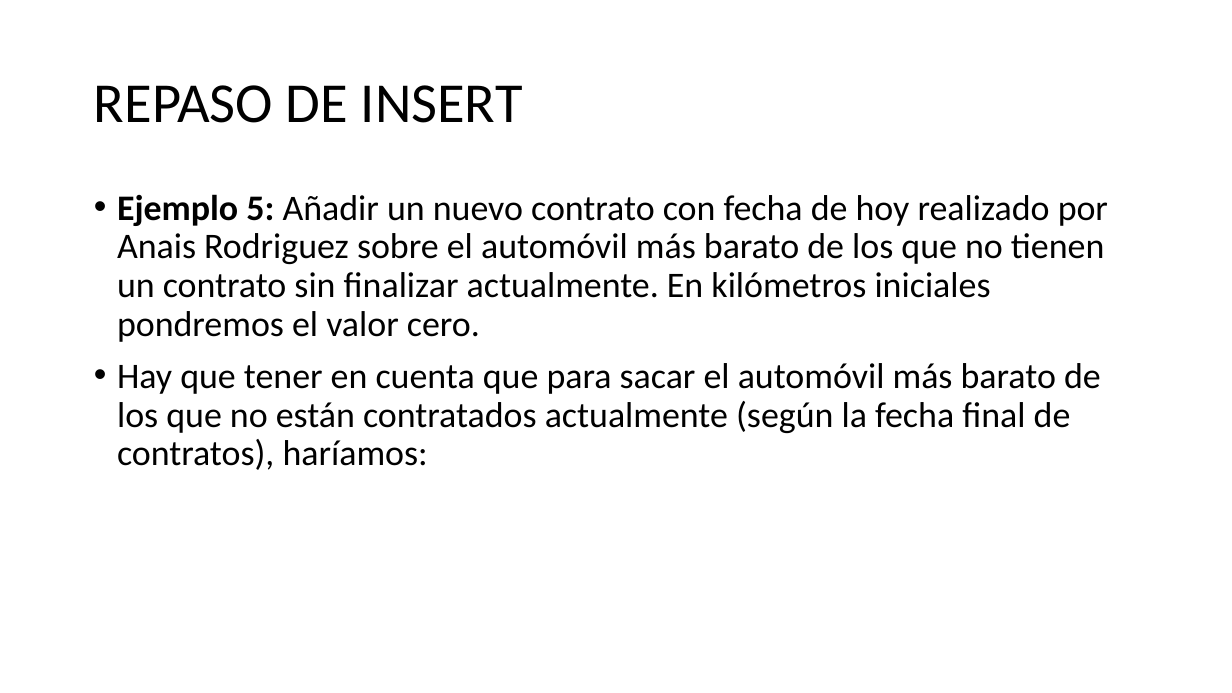
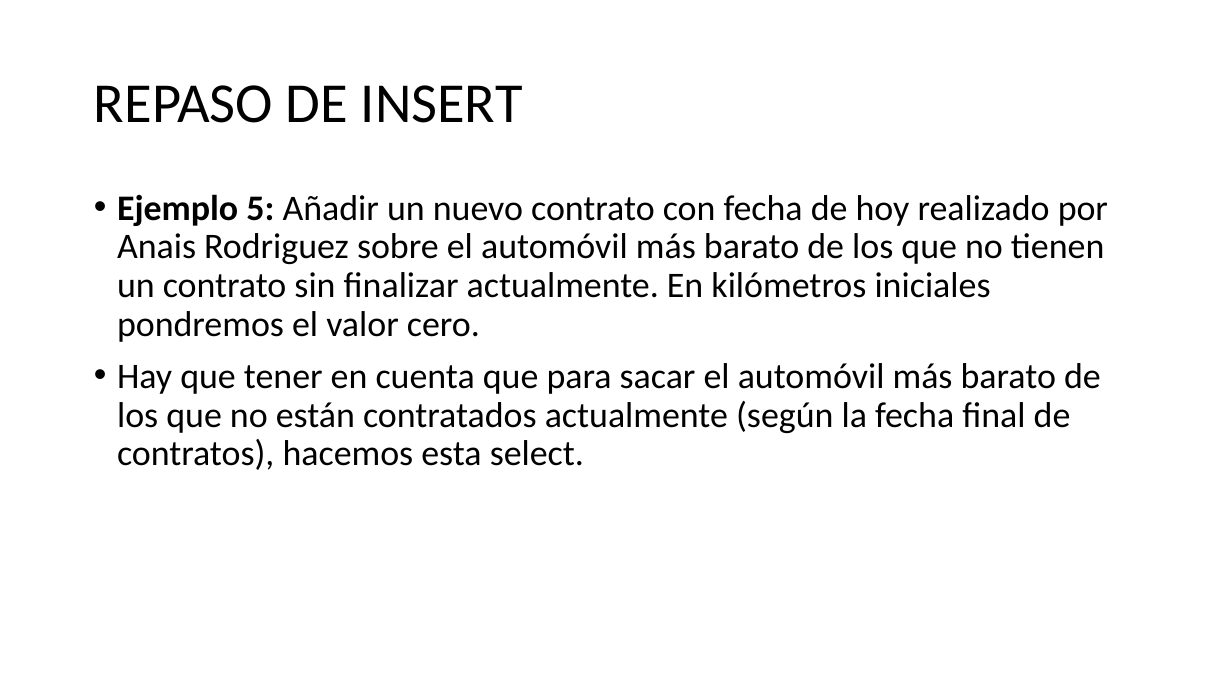
Before and after one commit to NuriaCelis/GestionBasesDatos2223, a slide deck: slide 21 of Tema5/REPASO DEL TEMA.pptx (slide 18 before the commit). Drawn at 1232x693 pixels with LibreOffice and Linux fonts; fonts in the diff are those of the drawing. Boxes give left, top, right and bottom in pixels: in the first picture for what was removed or moved away, otherwise in the second. Text is boxed around its words. In the diff, an @@ line names an element or a change of style, - is before the commit and + after.

```diff
--- a/Tema5/REPASO DEL TEMA.pptx
+++ b/Tema5/REPASO DEL TEMA.pptx
@@ text at (117,363,1101,470): text changed @@
-• Hay que tener en cuenta que para sacar el automóvil más barato de los que no están contratados actualmente (según la fecha final de contratos), haríamos:
+• Hay que tener en cuenta que para sacar el automóvil más barato de los que no están contratados actualmente (según la fecha final de contratos), hacemos esta select.
```
Also in this commit, not shown: 22 other slides changed, 11 slides added, 2 other files.
